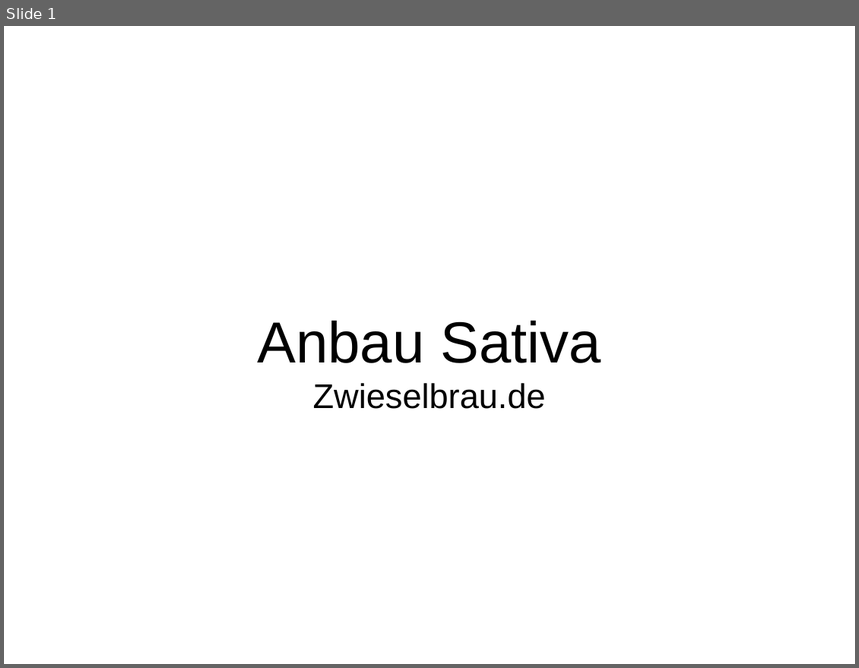
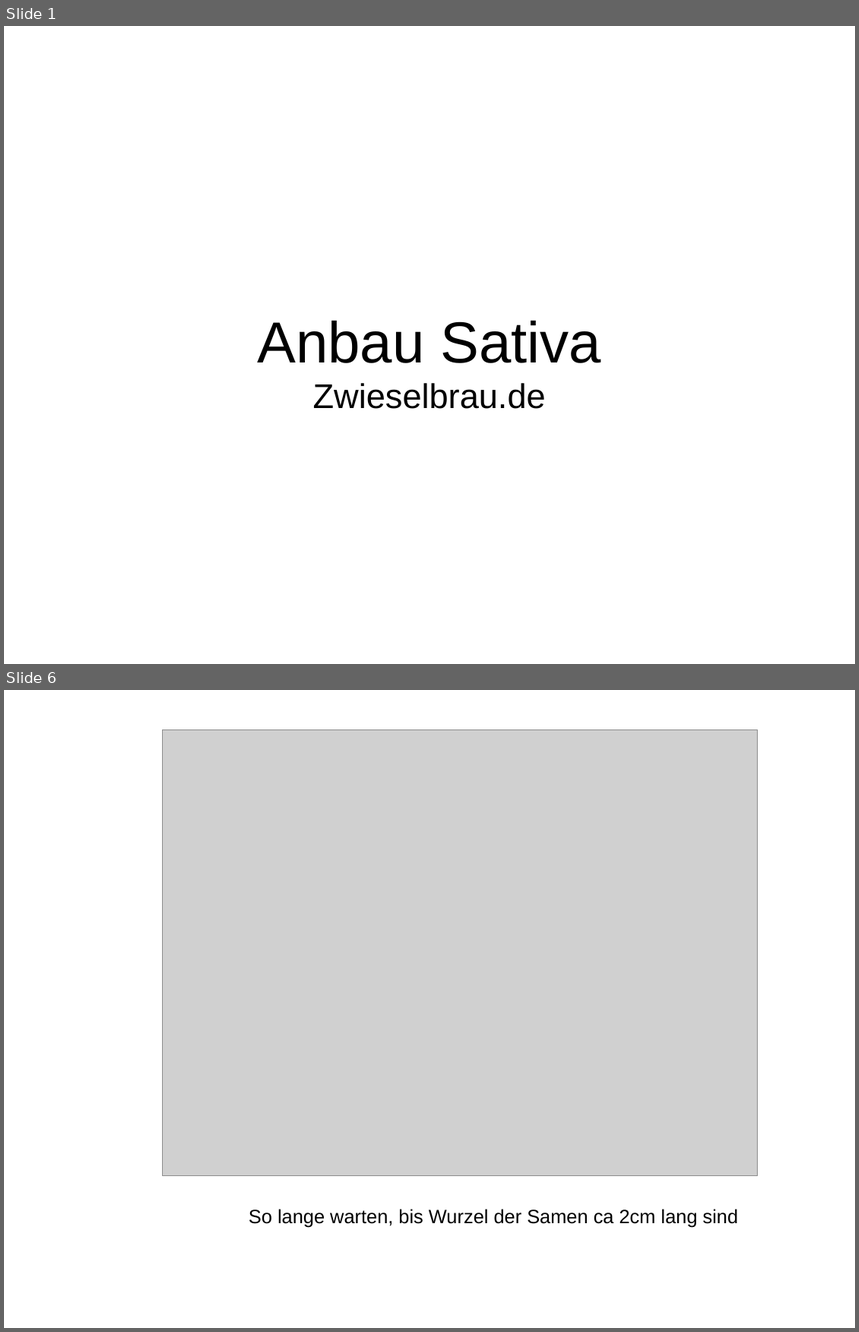
Before and after one commit to sky4walk/documents, a slide deck: Zwieselbrau-AnbauSativa.odp. Shown one above the other, each under a label of ours: slide 1 before the commit, slides 1 and 6 after it; the slides between them are not shown. The pictures are 859x668 and 859x1332 pixels, drawn with LibreOffice and Linux fonts; fonts in the diff are those of the drawing; grey boxes stand for pictures. Boxes give left, top, right and bottom in pixels: in the first picture for what was removed or moved away, otherwise in the second. Text is boxed around its words. In the diff, an @@ line names an element or a change of style, - is before the commit and + after.

```diff
--- a/Zwieselbrau-AnbauSativa.odp
+++ b/Zwieselbrau-AnbauSativa.odp
@@ slide 6 added at (x1=4, y1=690, x2=855, y2=1328), background #FFFFFF @@
@@ picture added at (x1=162, y1=730, x2=759, y2=1176) @@
@@ text added at (x1=249, y1=1209, x2=739, y2=1227), 18 pt, text #000000 @@
+So lange warten, bis Wurzel der Samen ca 2cm lang sind
```
Also in this commit, not shown: 4 other slides added.
